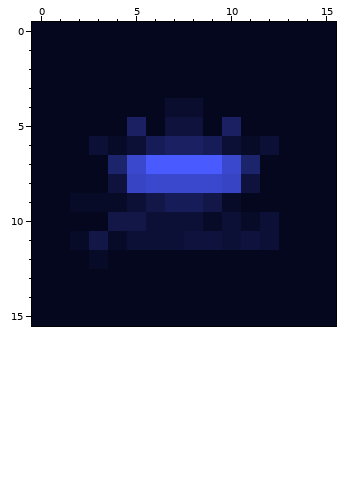
Two states of a pixel-art sprite, public/favicon-16x16.png. Above: the version before the commit.
The file is 16x16 pixels. Colours within 5 levels of each other are drawn and written as one.
The same view after the edit:
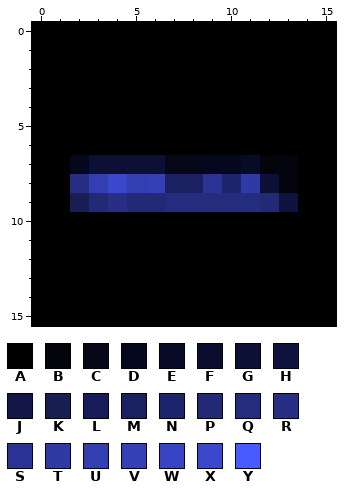
Palette (. is transparent): A #000000  B #03040c  C #060817  D #05071e  E #080b28  F #0a0d2e  G #0c1036  H #0e123c  J #121748  K #181d52  L #161c58  M #1a2062  N #1c246c  P #222a75  Q #242c7d  R #272e83  S #2a3393  T #2f3aa4  U #333eb0  V #3540b7  W #3744c4  X #3a48cd  Y #495aff
From old to new:
Changed rows in their new state; - is an unchanged pixel.
first column x 0:
 0 AAAAAAAAAAAAAAAA
 1 AAAAAAAAAAAAAAAA
 2 AAAAAAAAAAAAAAAA
 3 AAAAAAAAAAAAAAAA
 4 AAAAAAAAAAAAAAAA
 5 AAAAAAAAAAAAAAAA
 6 AAAAAAAAAAAAAAAA
 7 AA-GGGGCCDDEBBAA
 8 AARUXUVMMSNTGBAA
 9 AAKPRPPQQQQQPHAA
10 AAAAAAAAAAAAAAAA
11 AAAAAAAAAAAAAAAA
12 AAAAAAAAAAAAAAAA
13 AAAAAAAAAAAAAAAA
14 AAAAAAAAAAAAAAAA
15 AAAAAAAAAAAAAAAA
Pixel boxes of the changes (left, top, right, bottom) in both pictures:
changed: (32, 22, 336, 326)
